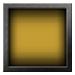
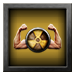
Layers edited between the first and the second 75px x 75px image:
added layer "46" above "47" over <box>10,23,63,54</box>